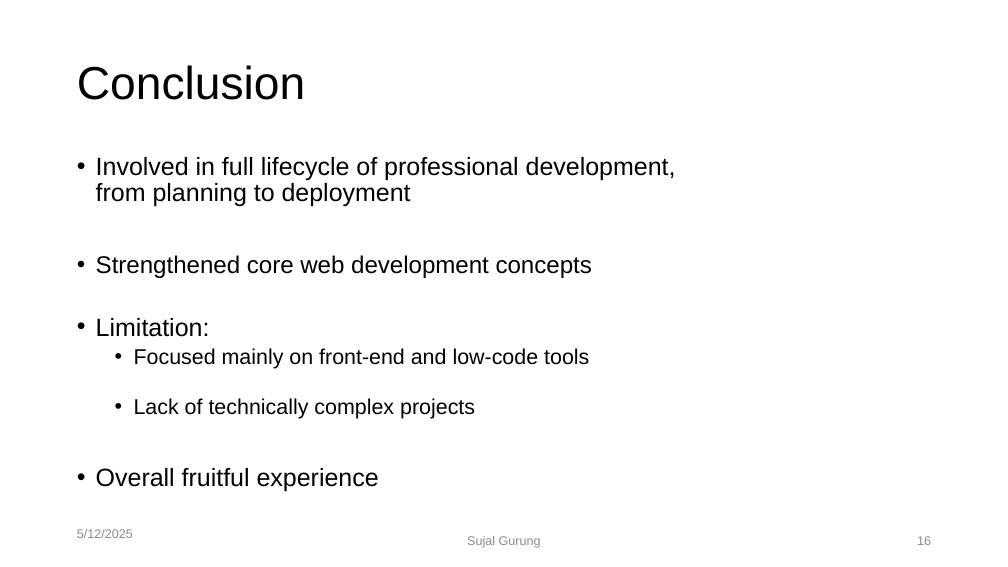
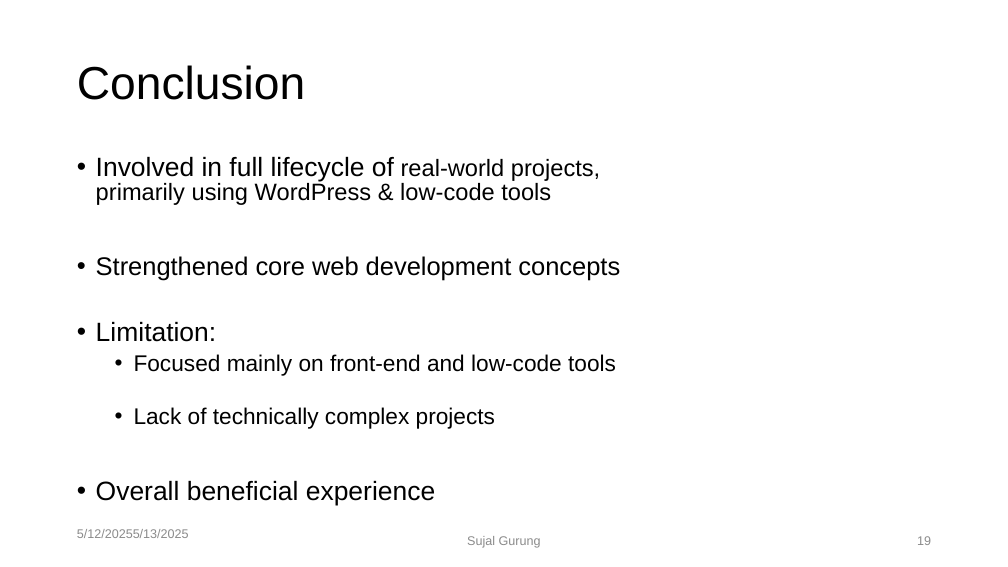
Before and after one commit to dinesh-58/college-files, a slide deck: slide 19 of 7th-sem/internship/Presentation.pptx (slide 16 before the commit). Drawn at 1008x567 pixels with LibreOffice and Linux fonts; fonts in the diff are those of the drawing. Boxes give left, top, right and bottom in pixels: in the first picture for what was removed or moved away, otherwise in the second. Text is boxed around its words. In the diff, an @@ line names an element or a change of style, - is before the commit and + after.

```diff
--- a/7th-sem/internship/Presentation.pptx
+++ b/7th-sem/internship/Presentation.pptx
@@ text at (96, 156, 600, 205): text changed; size 23.8 to 22.5 pt @@
-• Involved in full lifecycle of professional development,
-  from planning to deployment
+• Involved in full lifecycle of real-world projects,
+  primarily using WordPress & low-code tools
@@ text at (96, 256, 620, 429): size 22.9 to 24.3 pt in "Strengthened core web development concepts"; size 23.8 to 25.2 pt in "Limitation:"; size 20.4 to 21.6 pt in "Focused mainly on front-end and low-code tools", "Lack of technically complex projects"; line spacing 0.86 to 0.87; line spacing 0.87 to 0.88 @@
@@ text at (96, 480, 435, 506): text changed; size 23.8 to 25.2 pt @@
-• Overall fruitful experience
+• Overall beneficial experience
@@ text at (77, 529, 189, 538): text changed @@
-5/12/2025
+5/12/20255/13/2025
```
Also in this commit, not shown: 15 other slides changed, 3 slides added, 6 other files.
